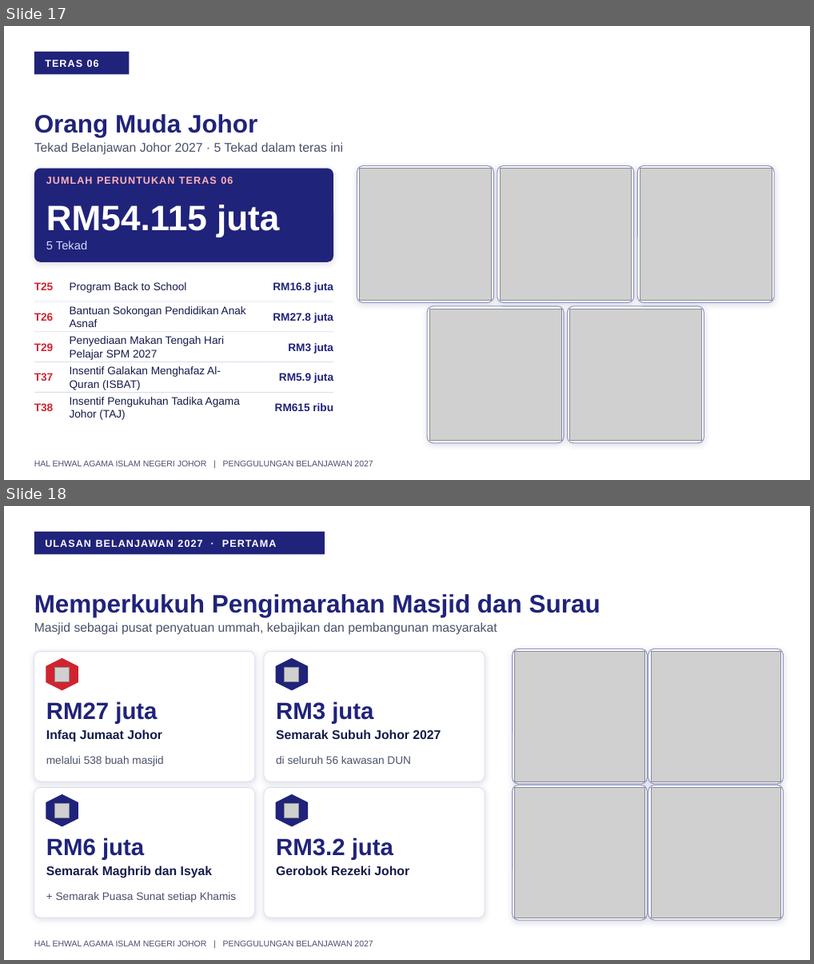
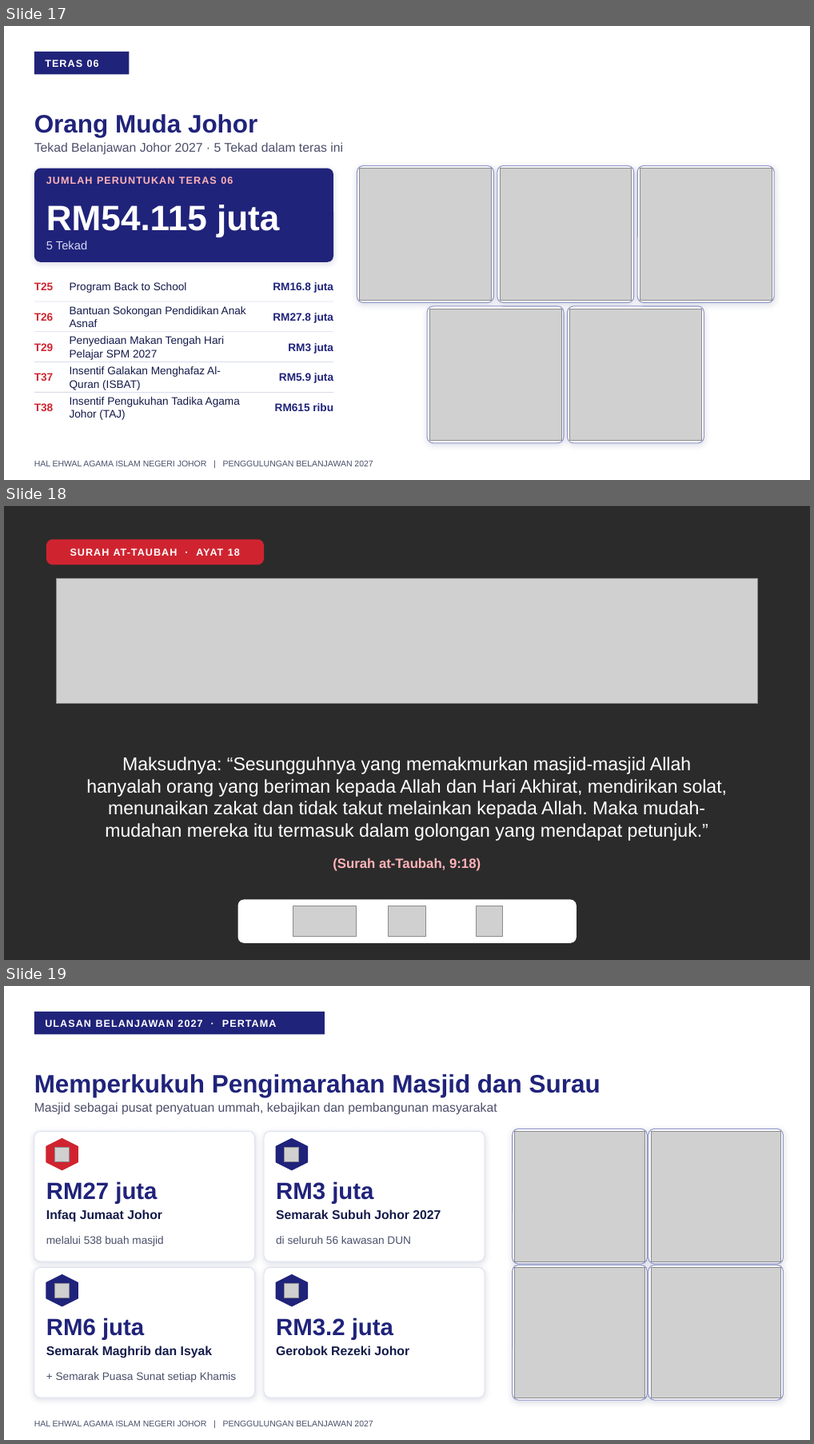
Before and after one commit to nawaljoe/Nawal, a slide deck: output/Penggulungan_Hal_Ehwal_Agama_Islam_2027_16x9.pptx. Shown one above the other, each under a label of ours: slides 17 and 18 before the commit, slides 17, 18 and 19 after it. The pictures are 814x964 and 814x1444 pixels, drawn with LibreOffice and Linux fonts; fonts in the diff are those of the drawing; grey boxes stand for pictures; background and template pictures are left out; a plain dark background stands for a picture behind light text. Boxes give left, top, right and bottom in pixels: in the first picture for what was removed or moved away, otherwise in the second. Text is boxed around its words. In the diff, an @@ line names an element or a change of style, - is before the commit and + after.

```diff
--- a/output/Penggulungan_Hal_Ehwal_Agama_Islam_2027_16x9.pptx
+++ b/output/Penggulungan_Hal_Ehwal_Agama_Islam_2027_16x9.pptx
@@ slide 18 added at (x1=4, y1=506, x2=810, y2=960), background picture (left out) @@
@@ rounded rectangle added at (x1=46, y1=540, x2=264, y2=564), fill #CF2430 @@
@@ text added at (x1=70, y1=548, x2=240, y2=556), 12 pt, text #FFFFFF, bold @@
+SURAH AT-TAUBAH · AYAT 18
@@ picture added at (x1=57, y1=579, x2=758, y2=704) @@
@@ text added at (x1=86, y1=756, x2=727, y2=840), 22 pt, text #FFFFFF @@
+Maksudnya: “Sesungguhnya yang memakmurkan masjid-masjid Allah hanyalah orang yang beriman kepada Allah dan Hari Akhirat, mendirikan solat, menunaikan zakat dan tidak takut melainkan kepada Allah. Maka mudah-mudahan mereka itu termasuk dalam golongan yang mendapat petunjuk.”
@@ text added at (x1=333, y1=858, x2=481, y2=871), 16 pt, text #FFB3B8, bold @@
+(Surah at-Taubah, 9:18)
@@ rounded rectangle added at (x1=238, y1=900, x2=577, y2=943), fill #FFFFFF @@
@@ picture added at (x1=293, y1=906, x2=356, y2=936) @@
@@ picture added at (x1=388, y1=906, x2=426, y2=936) @@
@@ picture added at (x1=477, y1=906, x2=503, y2=936) @@
@@ what was slide 18 is now slide 19 @@
```
Also in this commit, not shown: 1 other file.
